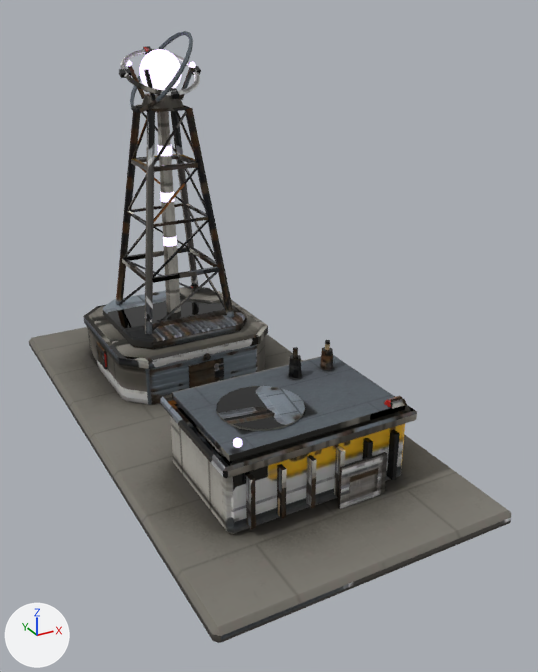
A saved change to the glTF model public/models/gap.allies.glb.
Before and after are seen from a 50 mm camera at (-1.0, -2.19, 1.38) aimed at (0.1, -0.19, 0.38). The axes (+X, +Y, +Z) are drawn at lower left. The lights are the same throughout. The picture after the commit comes second. Where no turn or scale is listed for an object, it has been applied to the vertices. Vertices at exactly the same position are counted once.

The first picture shows 'ringA_mesh', 'root_mesh', 'tower_mesh' and 1 more.
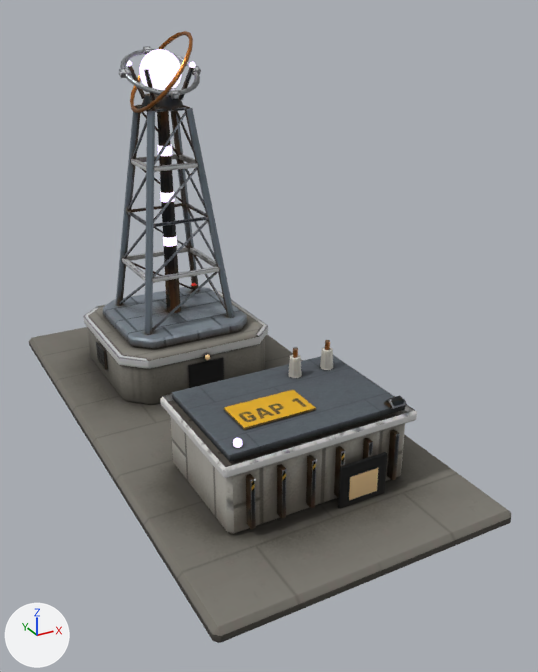
Changed parts and their boxes [x1, y1, x2, y2] in the pictures (538 x 672 px; the box of a moved part takes in the faces that stretch with it):
part 1 of me_root, rebuilt (11% shorter)
    before: [216, 386, 305, 431]
    after: [224, 390, 316, 430]
part 2 of me_root, moved or reshaped
    both: [290, 340, 333, 359]
part 3 of me_root, surface changed
    both: [78, 327, 417, 534]
part 4 of me_tower, surface changed
    both: [83, 65, 268, 405]

The change, as a diff of the scene's bpy script:
```diff
--- a/public/models/gap.allies.glb.py
+++ b/public/models/gap.allies.glb.py
@@ me_root @@
 # used by ob_root_mesh; location = (0.0, 0.0, 0.202)
-me_root.from_pydata(...)  # 346 vertices, 516 faces; spans x -0.48..0.48, y -0.98..0.98, z -0.2..0.2
+me_root.from_pydata(...)  # 314 vertices, 468 faces; spans x -0.48..0.48, y -0.98..0.98, z -0.2..0.2
+# me_root part 1: the loose piece of 40 vertices spanning x -0.23..0.03, y -0.63..-0.37, z 0.11..0.12 is rebuilt with 8 vertices and now spans x -0.2..0.04, y -0.59..-0.45, z 0.11..0.12
+# me_root part 2
+# 33 faces are deleted
+# 33 new faces join them, mat_body
+# me_root part 3: 333 kept faces spanning x -0.48..0.48, y -0.96..0.98, z -0.2..0.2 get new texture (UV) coordinates
 me_root.materials.append(mat_body)
@@ me_tower @@
 me_tower.from_pydata(...)  # 884 vertices, 1330 faces; spans x -0.312..0.312, y -0.317..0.317, z -0.608..0.608
 # used by ob_tower_mesh; location = (0.0, 0.409, 0.647)
+# me_tower part 4: 850 kept faces spanning x -0.312..0.312, y -0.317..0.317, z -0.608..0.556 get new texture (UV) coordinates
 me_tower.materials.append(mat_body)
```
